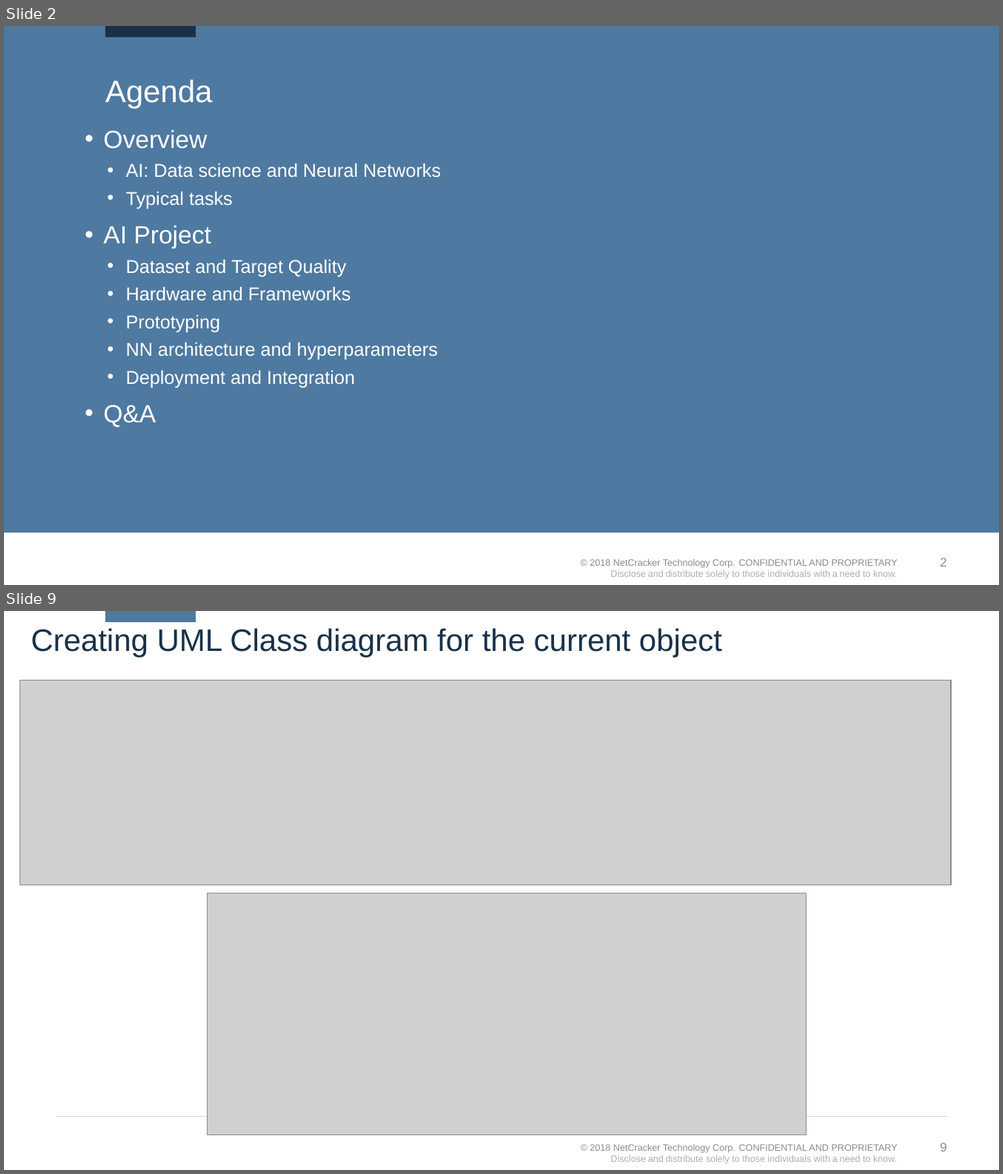
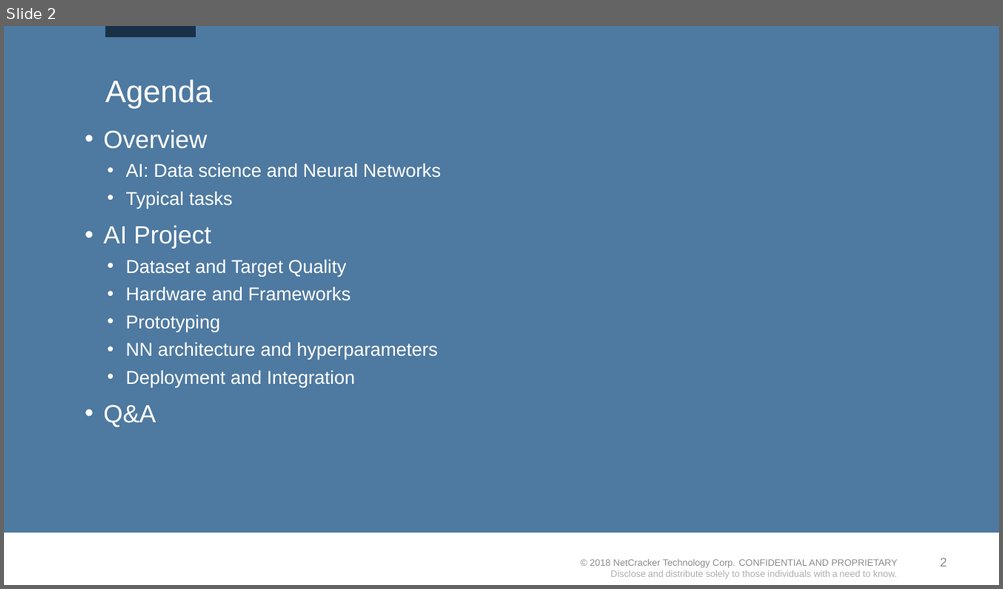
Before and after one commit to kvoloshenko/CLA, a slide deck: CLA_AI_01.pptx. Shown one above the other, each under a label of ours: slides 2 and 9 before the commit, slide 2 after it; the slides between them are not shown. The pictures are 1003x1174 and 1003x589 pixels, drawn with LibreOffice and Linux fonts; fonts in the diff are those of the drawing; grey boxes stand for pictures; background and template pictures are left out. Boxes give left, top, right and bottom in pixels: in the first picture for what was removed or moved away, otherwise in the second. Text is boxed around its words. In the diff, an @@ line names an element or a change of style, - is before the commit and + after.

```diff
--- a/CLA_AI_01.pptx
+++ b/CLA_AI_01.pptx
@@ slide 9 removed at <box>4,611,999,1170</box>, background #FFFFFF; not listed: 2 template elements that a slide beside it also shows @@
@@ title removed at <box>31,628,722,658</box> @@
-Creating UML Class diagram for the current object
@@ rectangle removed at <box>105,611,196,622</box> @@
@@ picture removed at <box>20,681,950,885</box> @@
@@ picture removed at <box>208,893,806,1136</box> @@
@@ line removed from (56, 1117) to (947, 1117) @@
```
Also in this commit, not shown: 1 slide added, 12 other slides removed, 1 other file.
